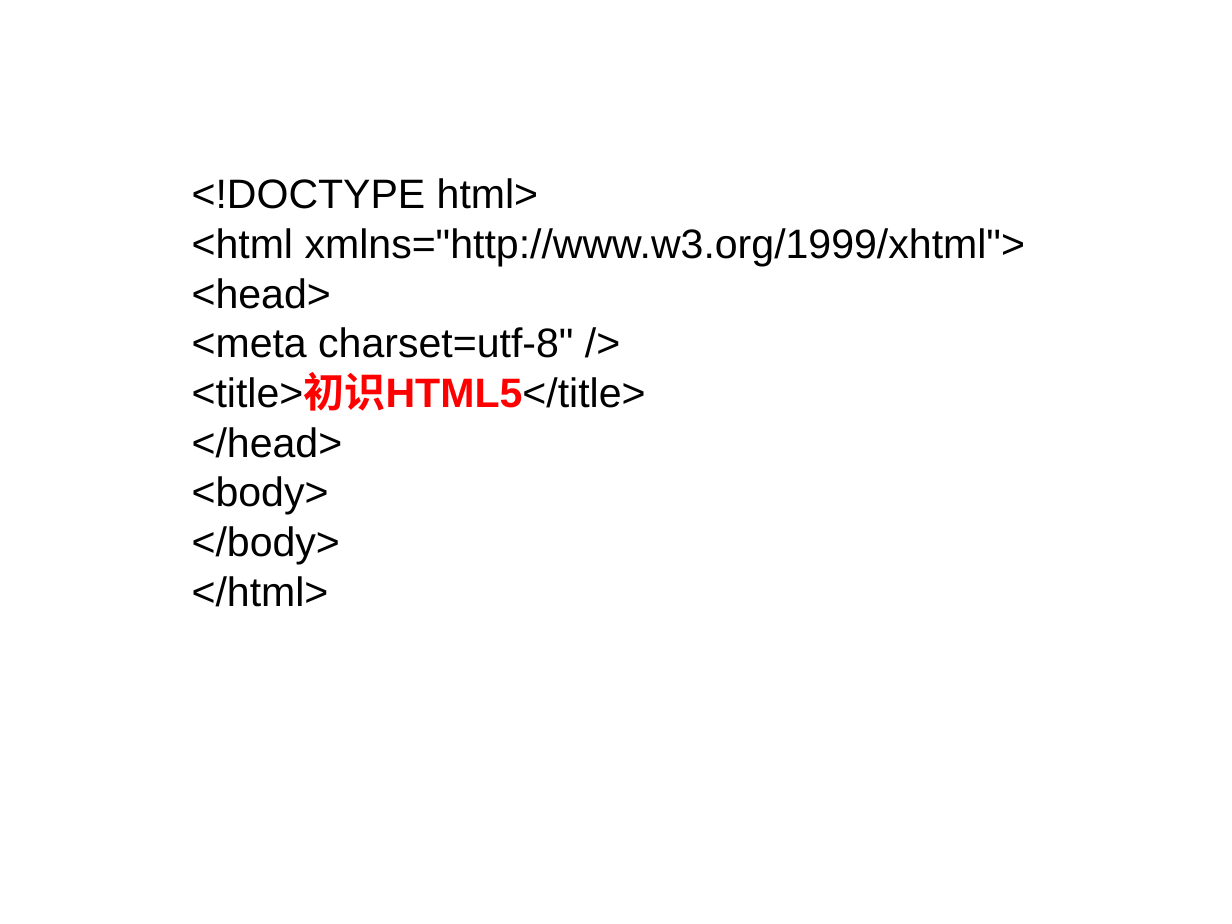
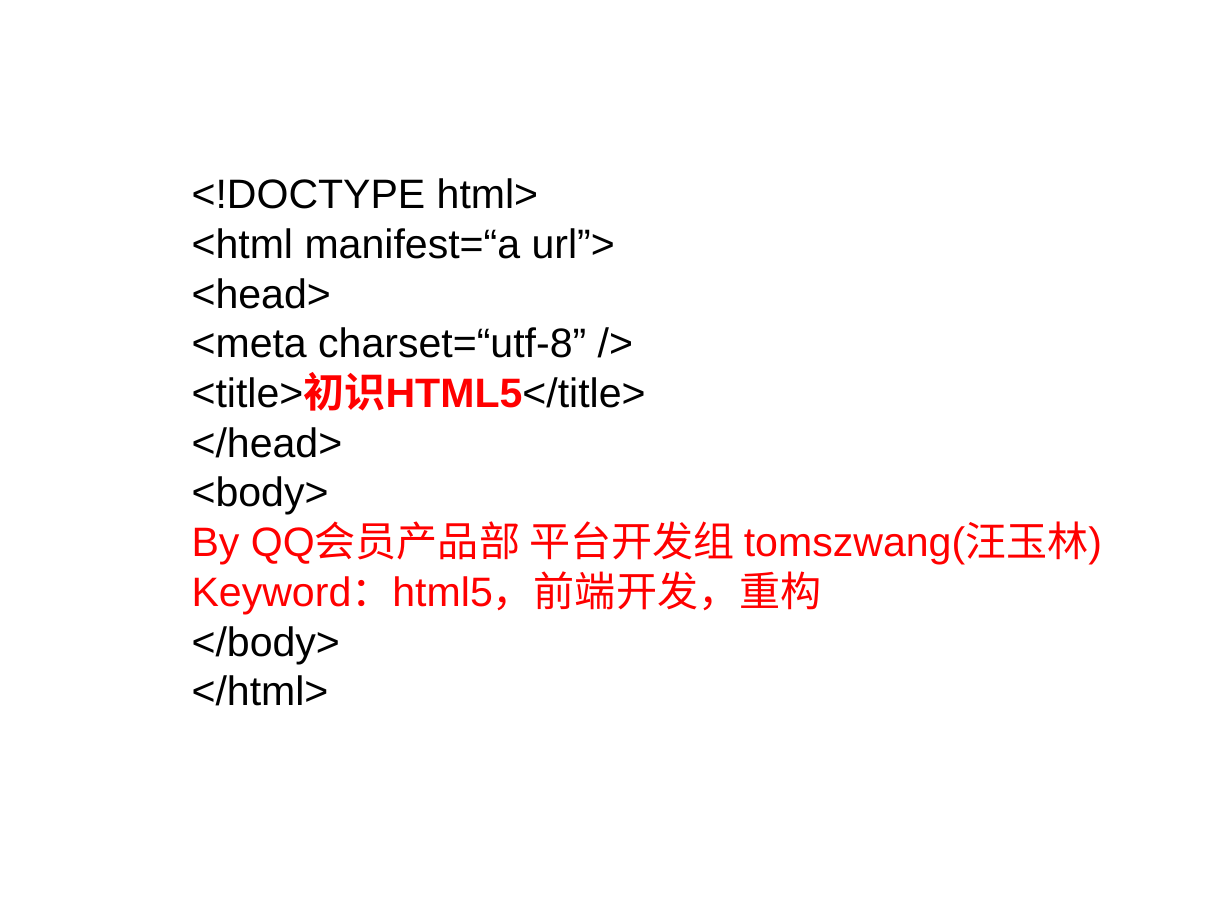
Before and after one commit to testuser2213/tom-wang-manual, a slide deck: slide 1 of manual/html5&css3/html5与css3权威指南/关于HTML5的分享/关于HTML5的分享.ppt. Drawn at 1232x924 pixels with LibreOffice and Linux fonts; fonts in the diff are those of the drawing. Boxes give left, top, right and bottom in pixels: in the first picture for what was removed or moved away, otherwise in the second. Text is boxed around its words. In the diff, an @@ line names an element or a change of style, - is before the commit and + after.

```diff
--- a/manual/html5&css3/html5与css3权威指南/关于HTML5的分享/关于HTML5的分享.ppt
+++ b/manual/html5&css3/html5与css3权威指南/关于HTML5的分享/关于HTML5的分享.ppt
@@ text at (192,228,615,259): text changed @@
-<html xmlns="http://www.w3.org/1999/xhtml">
+<html manifest=“a url”>
@@ text at (192,327,586,358): text changed @@
-<meta charset=utf-8" />
+<meta charset=“utf-8” />
@@ text at (192,521,1102,614): paragraphs added @@
+By QQ会员产品部 平台开发组 tomszwang(汪玉林)
+Keyword：html5，前端开发，重构
```
Also in this commit, not shown: 3 other slides changed, 5 slides added, 7 other files.
